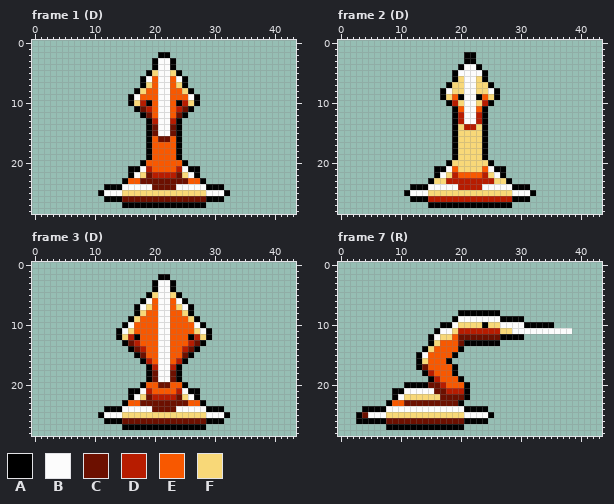
Pixel-art file: assets/enemies/24_zoureg.aseprite. The first picture shows the starting point.
44x29 pixels, 15 frames. Shown: frame 1 (D), frame 2 (D), frame 3 (D), frame 7 (R). The commit also changed other frames, which this record leaves out.
Palette (. is transparent): A #000000  B #fcfcfc  C #6c1000  D #b71c00  E #f85800  F #f8d878
Pixels before, frame 1 (D), first column x 11:
 2 ..........AA..........
 3 .........ABBA.........
 4 .........ABBA.........
 5 ........AFBBFA........
 6 .......ABEBBEBA.......
 7 .......AFEBBEFA.......
 8 ......AFEEBBEEFA......
 9 .....ABEEEBBEEEBA.....
10 .....AFDAEBBEADFA.....
11 ......ACDEBBEDCA......
12 .......ACEBBECA.......
13 ........ADBBDA........
14 ........ACBBCA........
15 ........ACBBCA........
16 ........AECCEA........
17 ........AEEEEA........
18 ........AEEEEA........
19 ........AEEEEA........
20 .......AEEEEEEA.......
21 .....AABDEEEEDBAA.....
22 .....ABFCDDDDCFBA.....
23 ....AEECCCCCCCCEEA....
24 .AAABBBBBCCCCBBBBBAAA.
25 ABBBFFFFFFFFFFFFFFBBBA
26 .AAACCCCCCCCCCCCCCAAA.
27 ....AAAAAAAAAAAAAA....
Pixels before, frame 2 (D), first column x 11:
 2 ..........AA..........
 3 ..........AA..........
 4 .........ABBA.........
 5 ........ABBBBA........
 6 ........AFBBFA........
 7 .......AFFBBFFA.......
 8 ......ABFFBBFFBA......
 9 ......AFEABBAEFA......
10 .......ADFBBFDA.......
11 ........AEBBEA........
12 ........ADBBDA........
13 ........ADBBDA........
14 ........AFDDFA........
15 ........AFFFFA........
16 ........AFFFFA........
17 ........AFFFFA........
18 ........AFFFFA........
19 ........AFFFFA........
20 .......AFFFFFFA.......
21 .....AABEFFFFEBAA.....
22 .....ABFDEEEEDFBA.....
23 ....AFFDDDDDDDDFFA....
24 .AAABBBBBDDDDBBBBBAAA.
25 ABBBFFFFFFFFFFFFFFBBBA
26 .AAADDDDDDDDDDDDDDAAA.
27 ....AAAAAAAAAAAAAA....
Pixels before, frame 3 (D), first column x 11:
 2 ..........AA..........
 3 .........ABBA.........
 4 .........ABBA.........
 5 ........AFBBFA........
 6 .......ABEBBEBA.......
 7 ......ABFEBBEFBA......
 8 ......AFEEBBEEFA......
 9 .....AFEEEBBEEEFA.....
10 ....ABEEEEBBEEEEBA....
11 ...ABFEEEEBBEEEEFBA...
12 ...AFDAEEEBBEEEADFA...
13 ....ACDEEEBBEEEDCA....
14 .....ACDEEBBEEDCA.....
15 ......ACEEBBEECA......
16 .......ADEBBEDA.......
17 ........ADBBDA........
18 ........ACBBCA........
19 ........ACBBCA........
20 .......AEECCEEA.......
21 .....AABDEEEEDBAA.....
22 .....ABFCDDDDCFBA.....
23 ....AEECCCCCCCCEEA....
24 .AAABBBBBCCCCBBBBBAAA.
25 ABBBFFFFFFFFFFFFFFBBBA
26 .AAACCCCCCCCCCCCCCAAA.
27 ....AAAAAAAAAAAAAA....
Pixels before, frame 7 (R), first column x 3:
 8 .................AAAAAAA............
 9 ................ABBBBBBBAAAA........
10 ..............AABFFFFAFFBBBBAAAAA...
11 .............ABBFDDDDDDDFFBBBBBBBBBB
12 ............ABFFECCCCCCCAAAA........
13 ............AFEEECAAAAAA............
14 ...........AFEEEEA..................
15 ..........ABEEEEA...................
16 ..........AFEEEA....................
17 ..........ACEEEEA...................
18 ...........ADEEEA...................
19 ............ADEEEA..................
20 ........AAAACCDEEEA.................
21 ......AABBBBBCCDDDA.................
22 ......ABFFFFFFCCCCA.................
23 .....AEECCCCCCCCCA..................
24 .AAAABBBBBBBBBBBBBAAAA..............
25 ACBBBFFFFFFFFFFFFFBBBBA.............
26 AAAAACCCCCCCCCCCCCAAAA..............
27 .....AAAAAAAAAAAAA..................
The result:
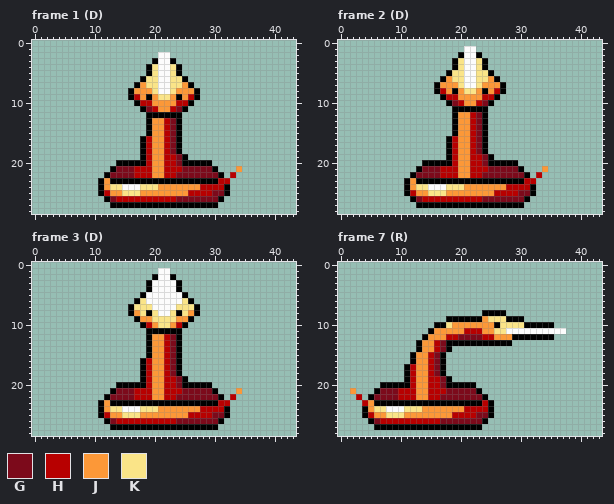
Colours new in this view: G #7c0a1b  H #b70000  J #fc9838  K #fae488
The exact change:
Changed rows in their new state; - is an unchanged pixel.
Frame 1 (D):
first column x 11:
 2 ----------BB------------
 4 --------AK--KA----------
 5 ---------K--K-----------
 6 --------KK--KK----------
 7 ------AJKK--KKJA--------
 8 -----AJJJK--KJJJA-------
 9 ------HJAJKKJAJH--------
10 -----.AHHJJJJHHA.-------
11 ------.AGHJJHGA.--------
12 -------.AAAAAA.---------
13 ---------JJHG-----------
14 ---------JJHG-----------
15 ---------JJHG-----------
16 -------AHJJHG-----------
17 -------AHJJHG-----------
18 -------AHJJHG-----------
19 -------AHJJHHGA---------
20 ---AAAA-HJJHHG-AAAA-----
21 --AGGGHHHJJHHHGGGGGA---J
22 -AGGGGHHHJJHHGGGGGGGA-H-
23 AJAA-AAAAAAAAAAAA-AAHH--
24 AJKK---KKKJJJJJJJHHHHA--
25 -HJJKKKJJJJJJJJHHHHGG---
26 --GHHHHHHHHHHGGGGGGG----
27 --AA--------------AA----
Frame 2 (D):
first column x 11:
 1 ----------BB------------
 2 ---------ABBA-----------
 3 --------AKBBKA----------
 4 --------AK--KA----------
 5 -------AKK--KKA---------
 6 ------AJKK--KKJA--------
 7 -----AJJJK--KJJJA-------
 8 -----AHJAJKKJAJHA-------
 9 -------HHJJJJHH---------
10 --------GHJJHG----------
11 ---------AAAA-----------
12 ---------JJHG-----------
13 ---------JJHG-----------
14 ---------JJHG-----------
15 ---------JJHG-----------
16 -------AHJJHG-----------
17 -------AHJJHG-----------
18 -------AHJJHG-----------
19 -------AHJJHHGA---------
20 ---AAAA-HJJHHG-AAAA-----
21 --AGGGHHHJJHHHGGGGGA---J
22 -AGGGGHHHJJHHGGGGGGGA-H-
23 AJAA-AAAAAAAAAAAA-AAHH--
24 AJKK---KKKJJJJJJJHHHHA--
25 -HJJKKKJJJJJJJJHHHHGG---
26 --GHHHHHHHHHHGGGGGGG----
27 --AA--------------AA----
Frame 3 (D):
first column x 11:
 1 ----------BB------------
 2 ---------ABBA-----------
 3 --------AB--BA----------
 4 --------AB--BA----------
 5 -------ABB--BBA---------
 6 ------AK-B--B-KA--------
 7 -----AKKKB--BKKKA-------
 8 -----AJKAK--KAKJA-------
 9 -----.AJJKKKKJJA.-------
10 ----...AHJKKJHA...------
11 ---.....AAAAAA.....-----
12 ---.....AJJHGA.....-----
13 ----....AJJHGA....------
14 -----...AJJHGA...-------
15 ------..AJJHGA..--------
16 --------HJJHGA.---------
17 -------AHJJHG-----------
18 -------AHJJHG-----------
19 -------AHJJHHGA---------
20 ---AAAA-HJJHHG-AAAA-----
21 --AGGGHHHJJHHHGGGGGA---J
22 -AGGGGHHHJJHHGGGGGGGA-H-
23 AJAA-AAAAAAAAAAAA-AAHH--
24 AJKK---KKKJJJJJJJHHHHA--
25 -HJJKKKJJJJJJJJHHHHGG---
26 --GHHHHHHHHHHGGGGGGG----
27 --AA--------------AA----
Frame 7 (R):
first column x 2:
 8 ------------------....---A-----------
 9 ----------------A-AAAAJKKK-----------
10 --------------A-KJJJJJJJAKKKK--------
11 -------------AJJJJJHHHJJKKB---------.
12 ------------AJJJHHGGGGHHJJJ--AAAAA---
13 -----------AJJHGAAA------AA----------
14 -----------AJJHGA..------------------
15 ----------AJJHGA..-------------------
16 ----------AJJHGA.--------------------
17 ---------AHJJHGA..-------------------
18 ---------AHJJHGA..-------------------
19 ---------AHJJHHGA..------------------
20 -----AAAA-HJJHHGAAA-A----------------
21 J---AGGGHHHJJHHHGGGGGA---------------
22 -H-AGGGGHHHJJHHGGGGGGGA--------------
23 --HJAA-AAAAAAAAAAA-AAAHA-------------
24 ---JKK---KKKJJJJJJJHHHHA-------------
25 -.AHJJKKKJJJJJJJJHHHHGG--------------
26 -..-GHHHHHHHHHHGGGGGGG---------------
27 ----AA-------------AAA---------------
Where, in picture pixels (left, top, right, bottom), the same in both pictures:
changed: (98, 52, 242, 208)
changed: (404, 46, 548, 208)
changed: (98, 268, 242, 430)
changed: (350, 310, 572, 430)
